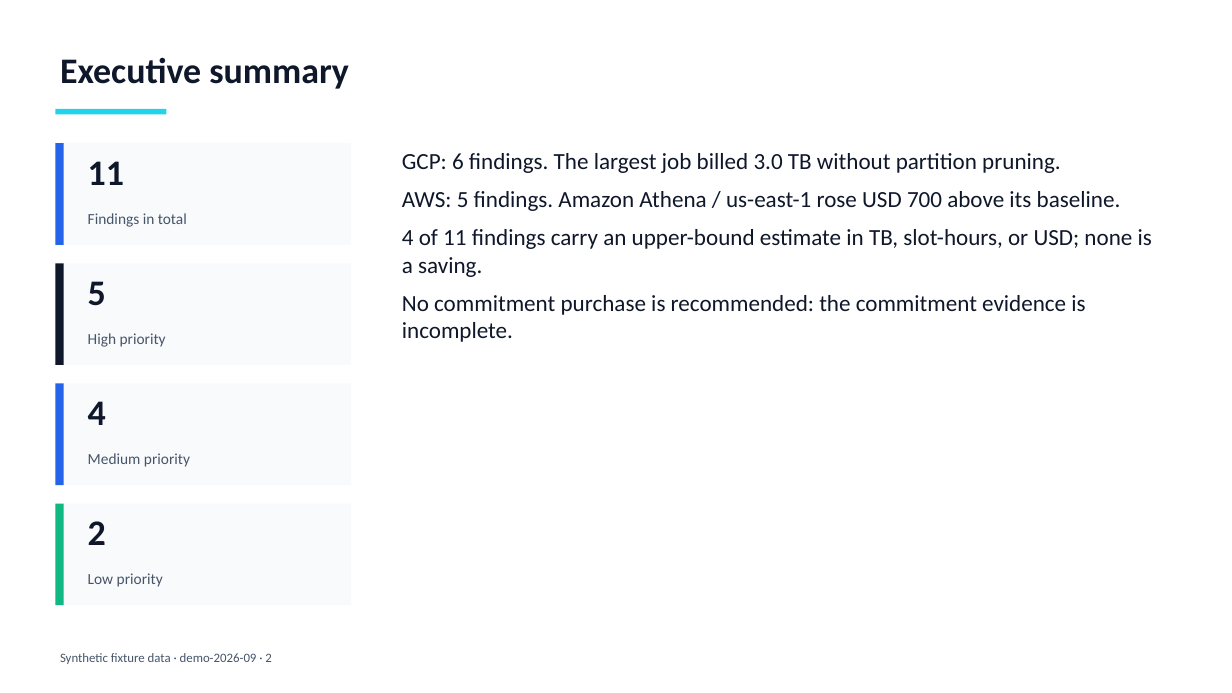
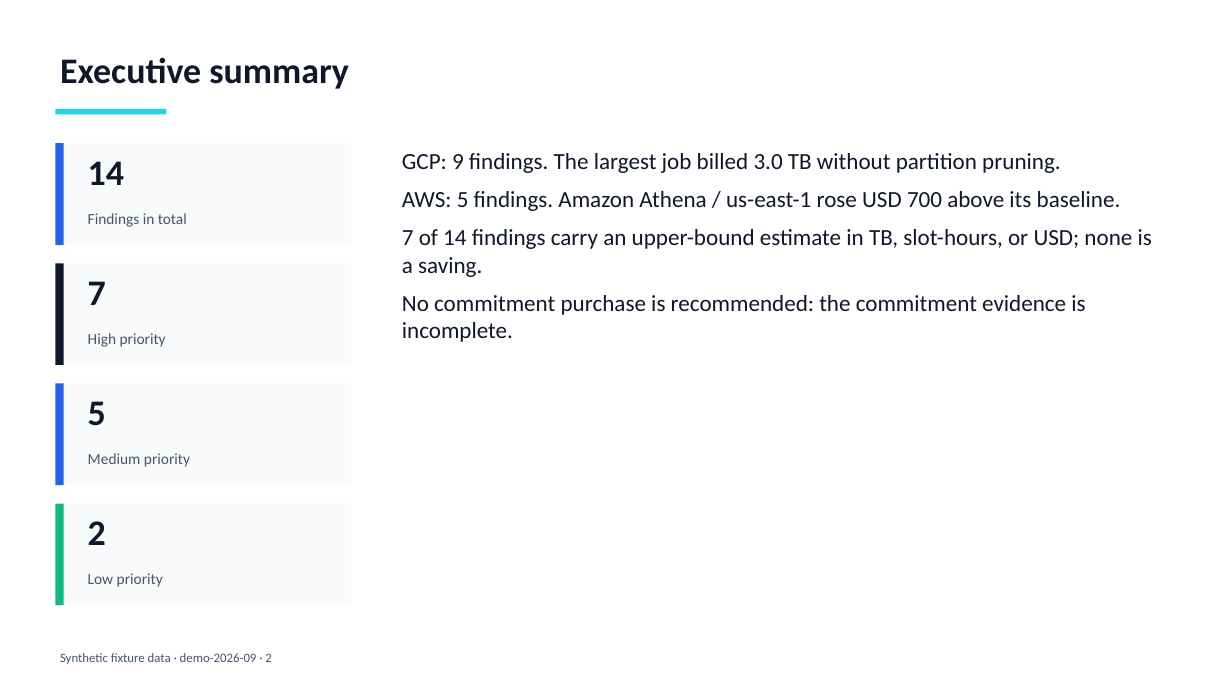
Before and after one commit to LucasRangelSSouza/cloud-data-finops-sdd-toolkit, a slide deck: slide 2 of docs/evidence/release-fixture/synthetic-finops-assessment.pptx. Drawn at 1232x693 pixels with LibreOffice and Linux fonts; fonts in the diff are those of the drawing. Boxes give left, top, right and bottom in pixels: in the first picture for what was removed or moved away, otherwise in the second. Text is boxed around its words. In the diff, an @@ line names an element or a change of style, - is before the commit and + after.

Commit message:
Three rules for the costs that dominate data lakes: BQ-006, BQ-007 and GCS-001
BQ-006 flags a small table used as a high-frequency state store, where slot time is
lock waiting and not scanning. BQ-007 flags a large table recreated in full on every
run. GCS-001 flags a prefix that gains objects every day with no lifecycle rule.

The adapters read the two new BigQuery datasets from JOBS_BY_PROJECT joined to
TABLE_STORAGE, and Cloud Storage prefixes from an approved Storage Insights dataset
(read-only, dataset-scoped, checked by preflight and the query guard). The guard now
ignores write keywords inside string literals. Synthetic scenarios, golden files,
release evidence and docs are regenerated: 14 findings from 12 rules, 135 tests.
Adds scripts/pruning_dry_run.py, which measures partition pruning by dry run.

```diff
--- a/docs/evidence/release-fixture/synthetic-finops-assessment.pptx
+++ b/docs/evidence/release-fixture/synthetic-finops-assessment.pptx
@@ text at <box>88,161,124,185</box>: text changed @@
-11
+14
@@ text at <box>402,153,1060,173</box>: text changed @@
-GCP: 6 findings. The largest job billed 3.0 TB without partition pruning.
+GCP: 9 findings. The largest job billed 3.0 TB without partition pruning.
@@ text at <box>402,229,1152,277</box>: text changed @@
-4 of 11 findings carry an upper-bound estimate in TB, slot-hours, or USD; none is a saving.
+7 of 14 findings carry an upper-bound estimate in TB, slot-hours, or USD; none is a saving.
@@ text at <box>88,281,106,305</box>: text changed @@
-5
+7
@@ text at <box>88,401,106,426</box>: text changed @@
-4
+5
```
Also in this commit, not shown: 4 other slides changed, 2 slides added, 31 other files.
